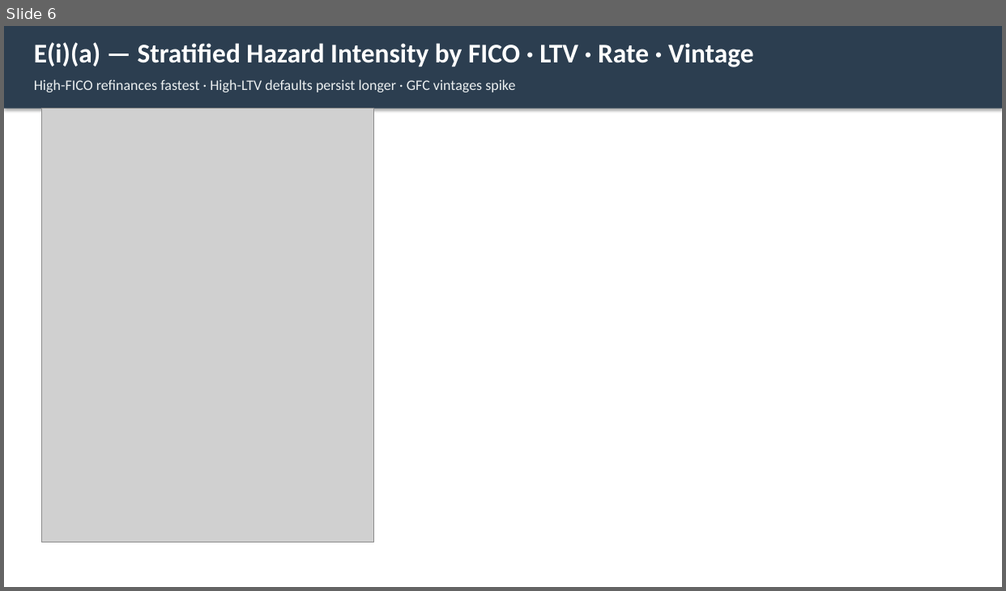
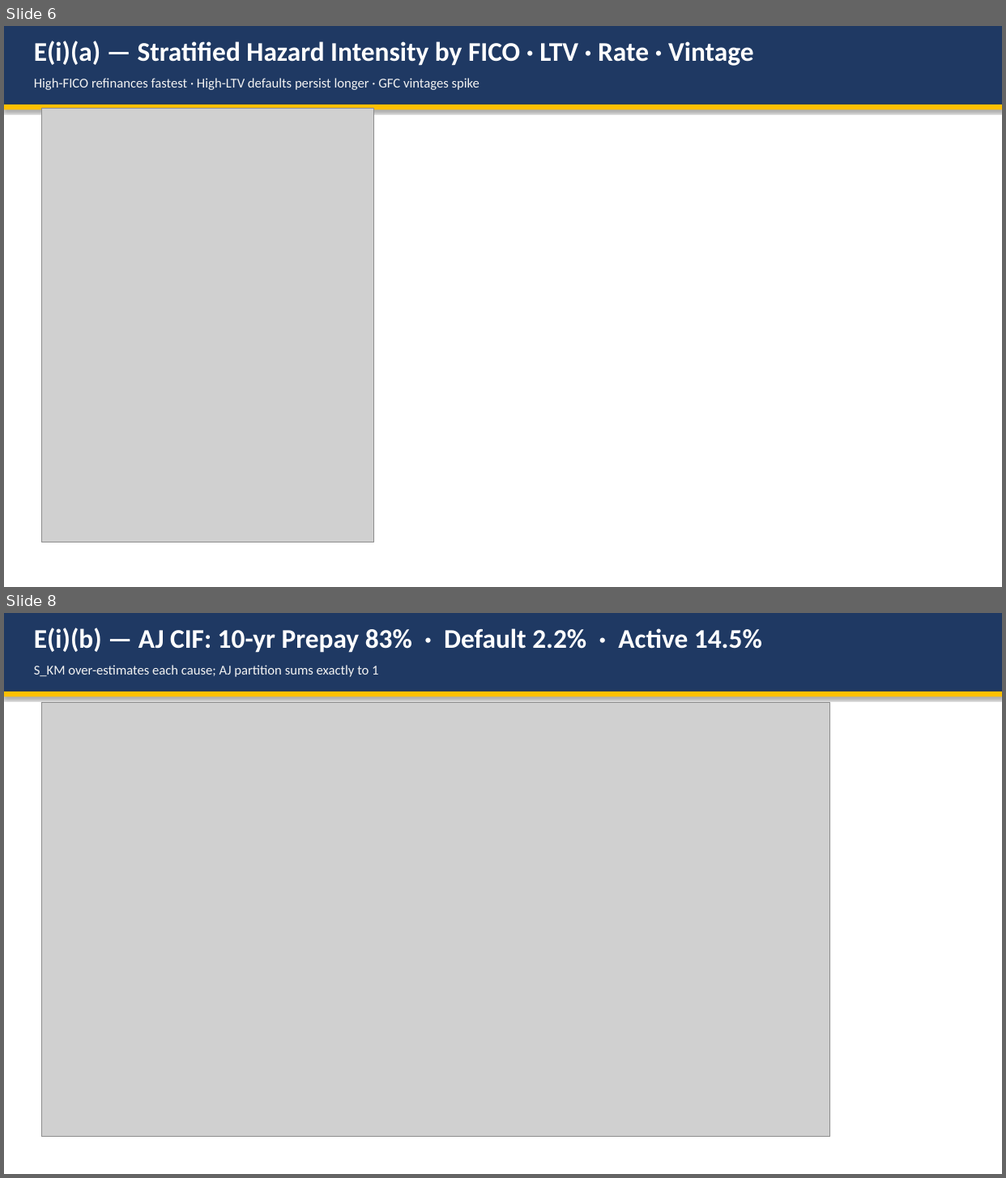
Before and after one commit to liny-r/IR-C-Assignment3, a slide deck: processed/PartE_Presentation.pptx. Shown one above the other, each under a label of ours: slide 6 before the commit, slides 6 and 8 after it; the slides between them are not shown. The pictures are 1006x591 and 1006x1178 pixels, drawn with LibreOffice and Linux fonts; fonts in the diff are those of the drawing; grey boxes stand for pictures. Boxes give left, top, right and bottom in pixels: in the first picture for what was removed or moved away, otherwise in the second. Text is boxed around its words. In the diff, an @@ line names an element or a change of style, - is before the commit and + after.

```diff
--- a/processed/PartE_Presentation.pptx
+++ b/processed/PartE_Presentation.pptx
@@ slide 8 added at <box>4,613,1002,1174</box>, background #FFFFFF @@
@@ rectangle added at <box>4,613,1002,692</box>, fill #1F3963 @@
@@ text added at <box>34,628,762,653</box>, 26 pt, text #FFFFFF, bold @@
+E(i)(b) — AJ CIF: 10-yr Prepay 83% · Default 2.2% · Active 14.5%
@@ text added at <box>34,665,378,677</box>, 13 pt, text #F2F2F2 @@
+S_KM over-estimates each cause; AJ partition sums exactly to 1
@@ rectangle added at <box>4,692,1002,697</box>, fill #FFC000 @@
@@ picture added at <box>41,703,829,1137</box> @@
@@ slide 6 changed as well @@
@@ rectangle: place and size @@
-rectangle at <box>4,26,1002,109</box>
+rectangle at <box>4,26,1002,105</box>
@@ rectangle at <box>4,26,1002,105</box>: fill #2C3E50 to #1F3963 @@
@@ text "High-FICO refinances fastest · High-LTV ..." at <box>34,78,479,90</box>: size 14 to 13 pt, text colour #ECF0F1 to #F2F2F2 @@
@@ rectangle added at <box>4,105,1002,110</box>, fill #FFC000 @@
```
Also in this commit, not shown: 13 other slides changed, 2 other slides added, 2 slides removed, 3 other files.
